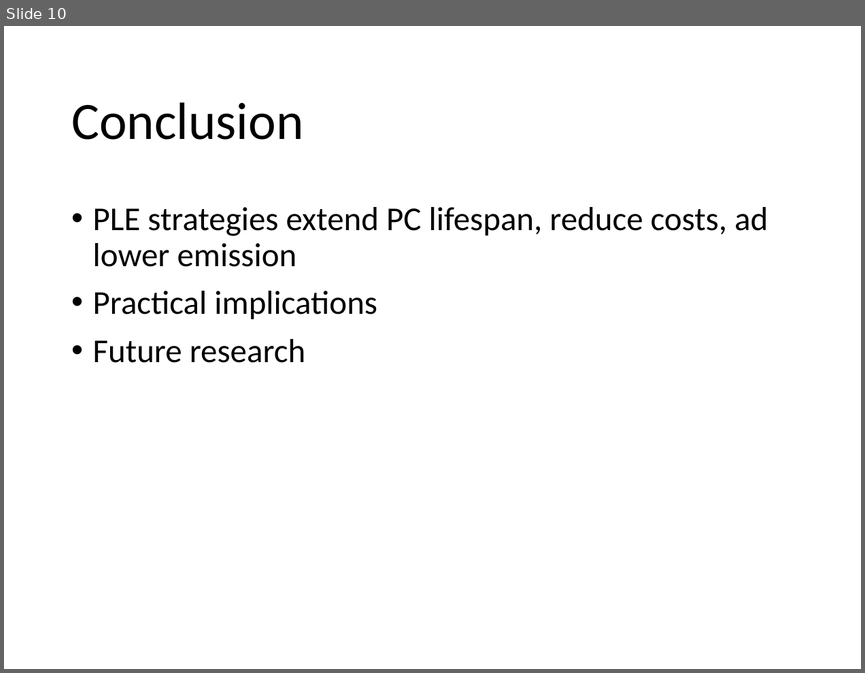
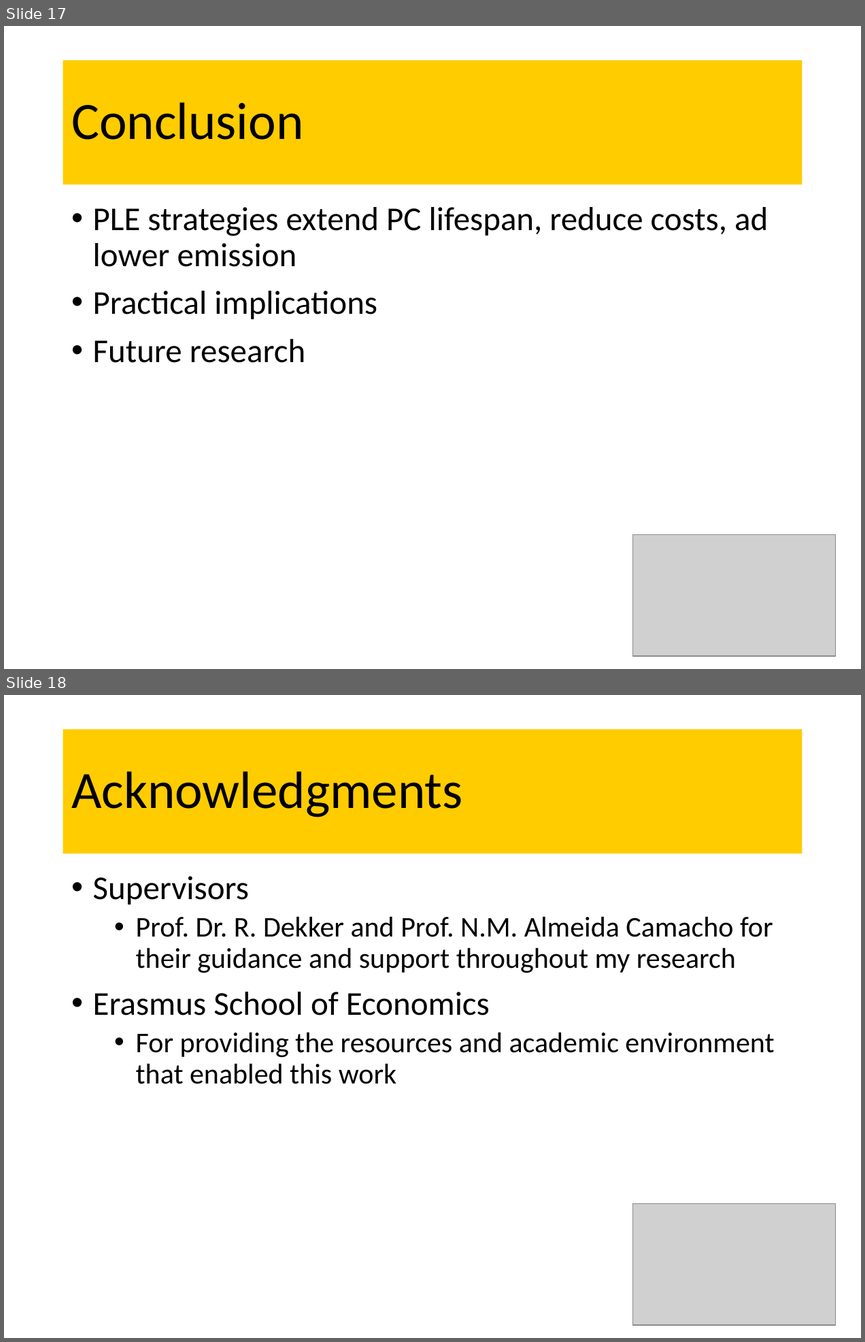
Before and after one commit to Scottielee33/thesis_2024_PC_LTE, a slide deck: final_presentation.pptx. Shown one above the other, each under a label of ours: slide 10 before the commit, slides 17 and 18 after it. The pictures are 865x673 and 865x1342 pixels, drawn with LibreOffice and Linux fonts; fonts in the diff are those of the drawing; grey boxes stand for pictures. Boxes give left, top, right and bottom in pixels: in the first picture for what was removed or moved away, otherwise in the second. Text is boxed around its words. In the diff, an @@ line names an element or a change of style, - is before the commit and + after.

```diff
--- a/final_presentation.pptx
+++ b/final_presentation.pptx
@@ slide 18 added at [4, 695, 861, 1338], background #FFFFFF @@
@@ title added at [63, 729, 802, 853], fill #FFCC00, 44 pt, text #000000 @@
+Acknowledgments
@@ text added at [93, 876, 774, 1084], 24 pt, text #000000 @@
+• Supervisors
+  • Prof. Dr. R. Dekker and Prof. N.M. Almeida Camacho for their guidance and support throughout my research
+• Erasmus School of Economics
+  • For providing the resources and academic environment that enabled this work
@@ picture added at [633, 1203, 835, 1325] @@
@@ what was slide 10 is now slide 17 @@
@@ slide 17 changed as well @@
@@ title "Conclusion": place and size @@
-title "Conclusion" at [71, 102, 303, 140]
+title "Conclusion" at [63, 60, 802, 184]
@@ title "Conclusion" at [63, 60, 802, 184]: fill none to #FFCC00 @@
@@ picture added at [633, 534, 835, 656] @@
```
Also in this commit, not shown: 7 other slides changed, 9 other slides added, 3 slides removed.
